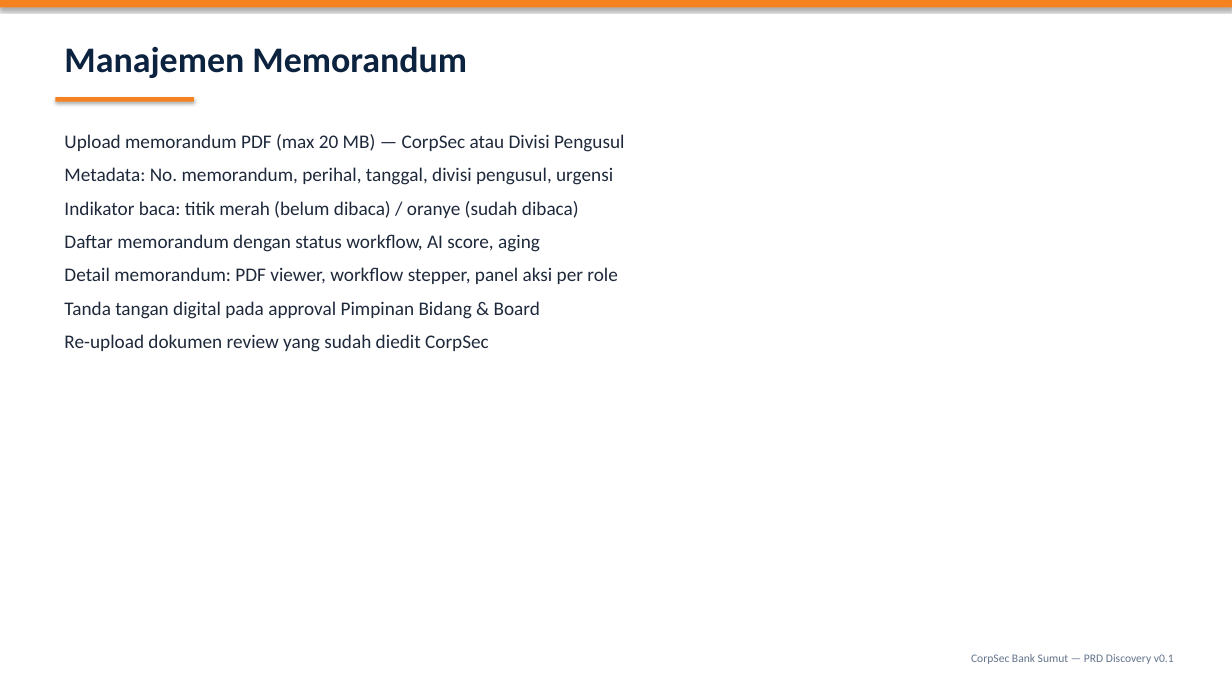
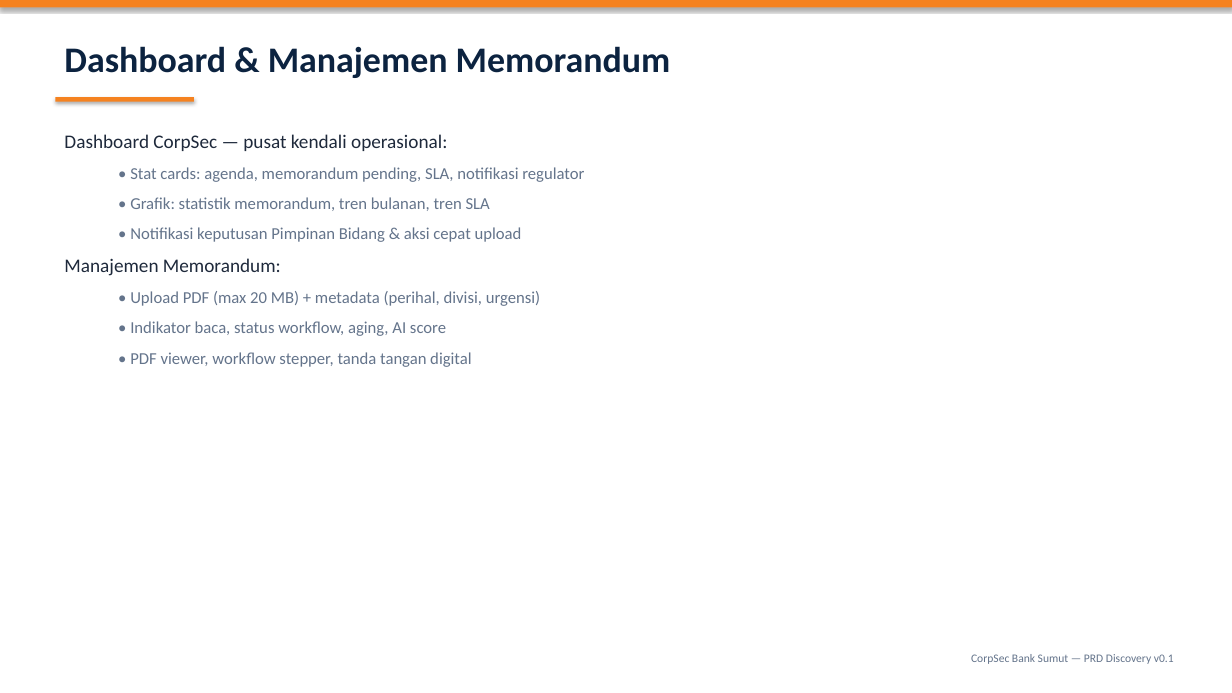
Before and after one commit to kelompok8ai/repo-day1-a, a slide deck: slide 6 of docs/CorpSec-Bank-Sumut-Presentasi.pptx (slide 15 before the commit). Drawn at 1232x693 pixels with LibreOffice and Linux fonts; fonts in the diff are those of the drawing. Boxes give left, top, right and bottom in pixels: in the first picture for what was removed or moved away, otherwise in the second. Text is boxed around its words. In the diff, an @@ line names an element or a change of style, - is before the commit and + after.

```diff
--- a/docs/CorpSec-Bank-Sumut-Presentasi.pptx
+++ b/docs/CorpSec-Bank-Sumut-Presentasi.pptx
@@ text at [64, 46, 671, 78]: text changed @@
-Manajemen Memorandum
+Dashboard & Manajemen Memorandum
@@ text at [64, 134, 584, 367]: text changed; size 15 to 13 pt; text colour #1E293B to #64748B @@
-Upload memorandum PDF (max 20 MB) — CorpSec atau Divisi Pengusul
-Metadata: No. memorandum, perihal, tanggal, divisi pengusul, urgensi
-Indikator baca: titik merah (belum dibaca) / oranye (sudah dibaca)
-Daftar memorandum dengan status workflow, AI score, aging
-Detail memorandum: PDF viewer, workflow stepper, panel aksi per role
-Tanda tangan digital pada approval Pimpinan Bidang & Board
-Re-upload dokumen review yang sudah diedit CorpSec
+Dashboard CorpSec — pusat kendali operasional:
+  • Stat cards: agenda, memorandum pending, SLA, notifikasi regulator
+  • Grafik: statistik memorandum, tren bulanan, tren SLA
+  • Notifikasi keputusan Pimpinan Bidang & aksi cepat upload
+Manajemen Memorandum:
+  • Upload PDF (max 20 MB) + metadata (perihal, divisi, urgensi)
+  • Indikator baca, status workflow, aging, AI score
+  • PDF viewer, workflow stepper, tanda tangan digital
```
Also in this commit, not shown: 14 other slides changed, 19 slides removed, 1 other file.
